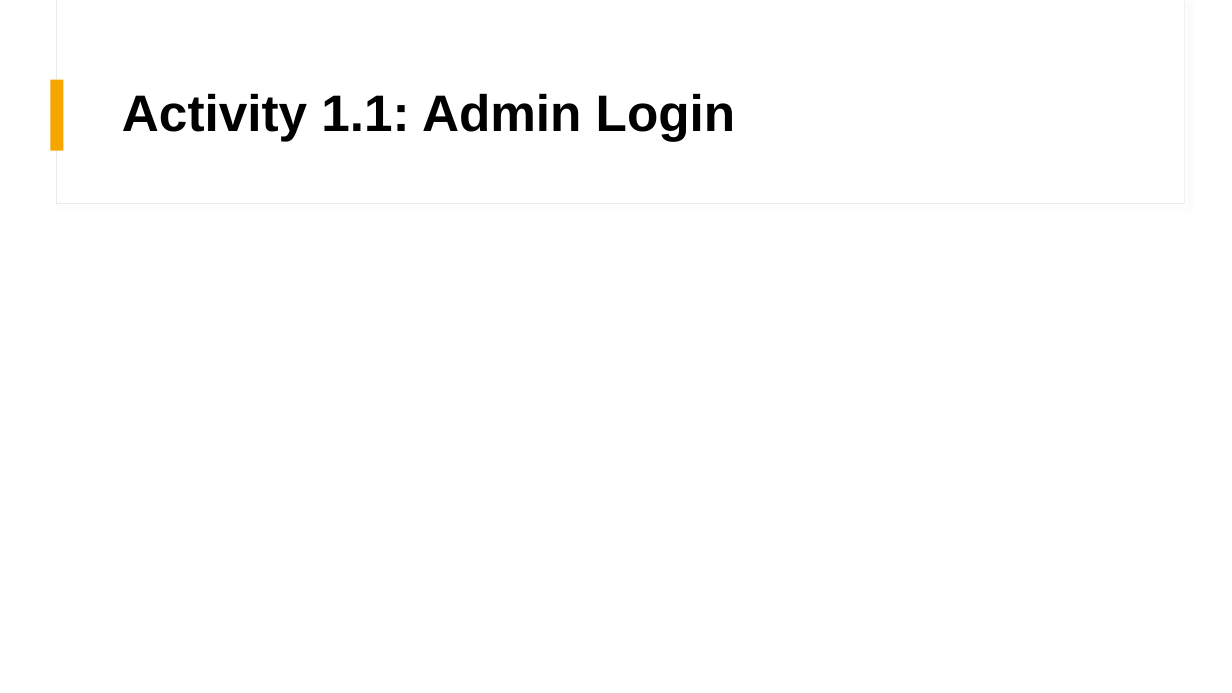
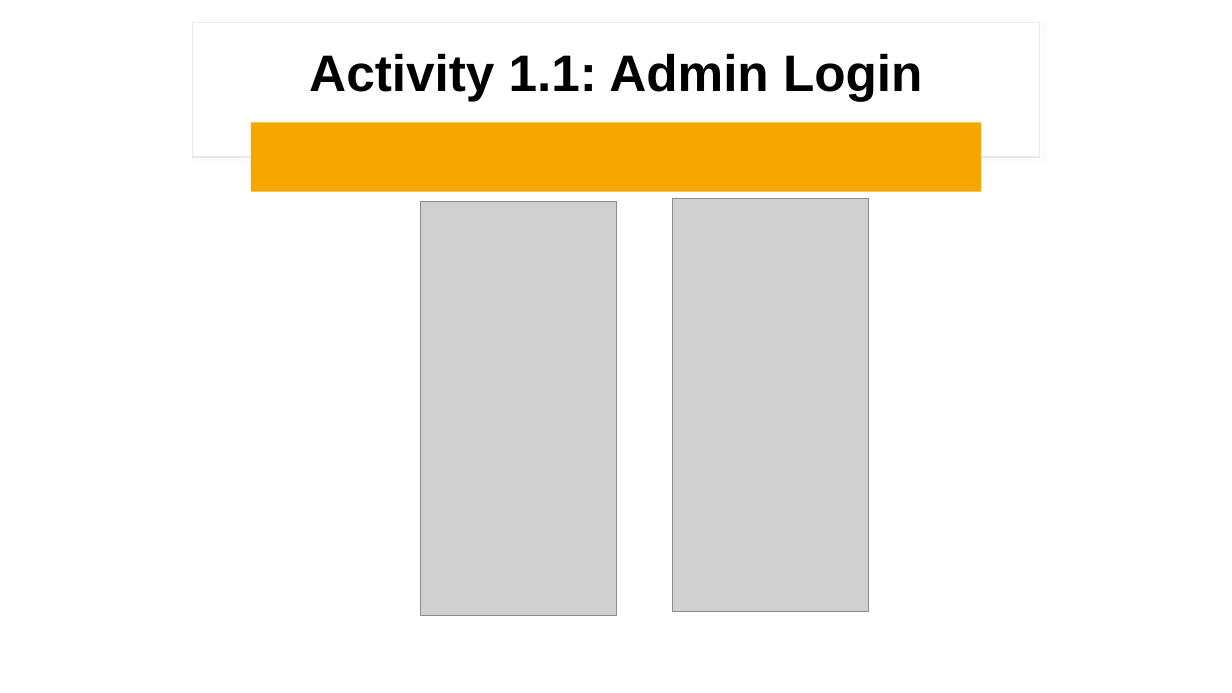
Before and after one commit to issac07-cap/mini-healthcare-helper, a slide deck: slide 5 of project-docs/Andoid-MiniHealthCare-Helper.pptx. Drawn at 1232x693 pixels with LibreOffice and Linux fonts; fonts in the diff are those of the drawing; grey boxes stand for pictures. Boxes give left, top, right and bottom in pixels: in the first picture for what was removed or moved away, otherwise in the second. Text is boxed around its words. In the diff, an @@ line names an element or a change of style, - is before the commit and + after.

```diff
--- a/project-docs/Andoid-MiniHealthCare-Helper.pptx
+++ b/project-docs/Andoid-MiniHealthCare-Helper.pptx
@@ rectangle added at (0, 0, 1232, 693), fill #FFFFFF @@
@@ rectangle added at (192, 22, 1040, 157), fill #FFFFFF, outline #E9E9E9 1 pt @@
@@ title "Activity 1.1: Admin Login": place and size @@
-title "Activity 1.1: Admin Login" at (122, 93, 735, 141)
+title "Activity 1.1: Admin Login" at (309, 53, 922, 101)
@@ title "Activity 1.1: Admin Login" at (309, 53, 922, 101): alignment left to centre @@
@@ rectangle removed at (51, 79, 64, 151) @@
@@ rounded rectangle added at (251, 122, 982, 191), fill #F5A700 @@
@@ picture added at (421, 201, 616, 616) @@
@@ picture added at (673, 198, 869, 612) @@
```
Also in this commit, not shown: 5 other slides changed, 3 slides added, 1 slide removed.
